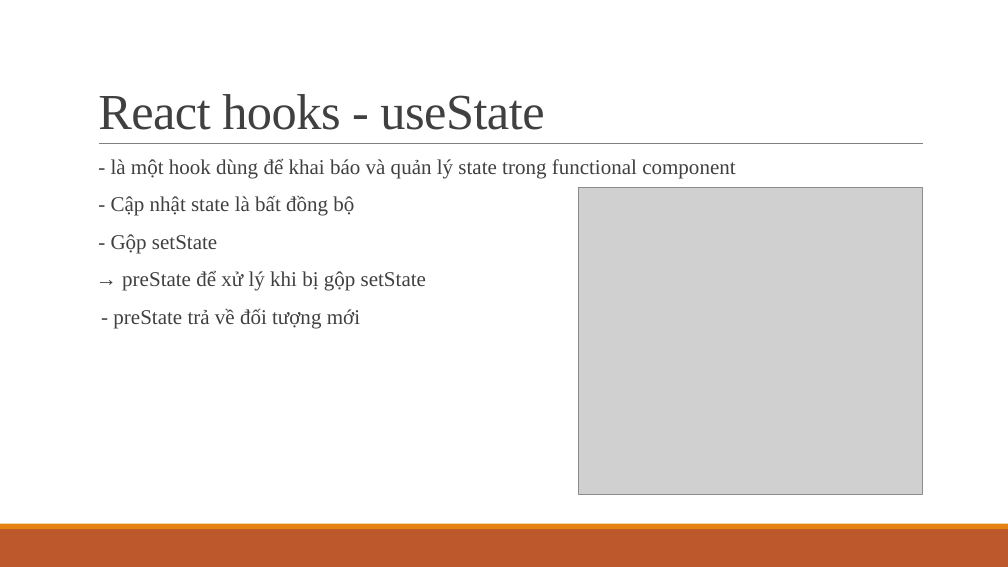
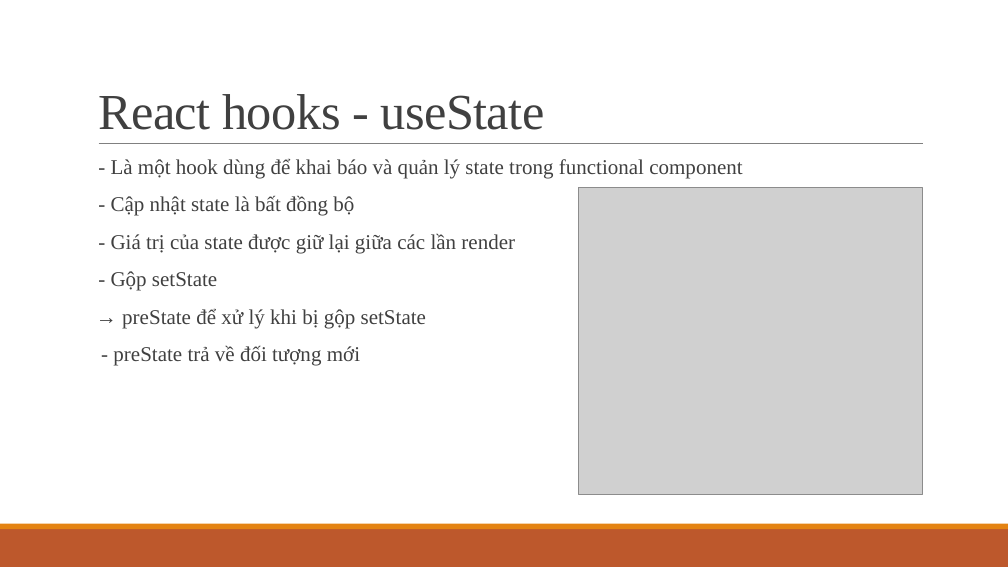
Before and after one commit to ddinhftieens/tranning-react, a slide deck: slide 23 of react_ts.pptx. Drawn at 1008x567 pixels with LibreOffice and Linux fonts; fonts in the diff are those of the drawing; grey boxes stand for pictures. Boxes give left, top, right and bottom in pixels: in the first picture for what was removed or moved away, otherwise in the second. Text is boxed around its words. In the diff, an @@ line names an element or a change of style, - is before the commit and + after.

```diff
--- a/react_ts.pptx
+++ b/react_ts.pptx
@@ text at <box>111,159,742,179</box>: text changed @@
-  - là một hook dùng để khai báo và quản lý state trong functional component
+  - Là một hook dùng để khai báo và quản lý state trong functional component
@@ text at <box>111,234,515,254</box>: paragraph added @@
+  - Giá trị của state được giữ lại giữa các lần render
```
Also in this commit, not shown: 4 other slides changed, 8 other files.
